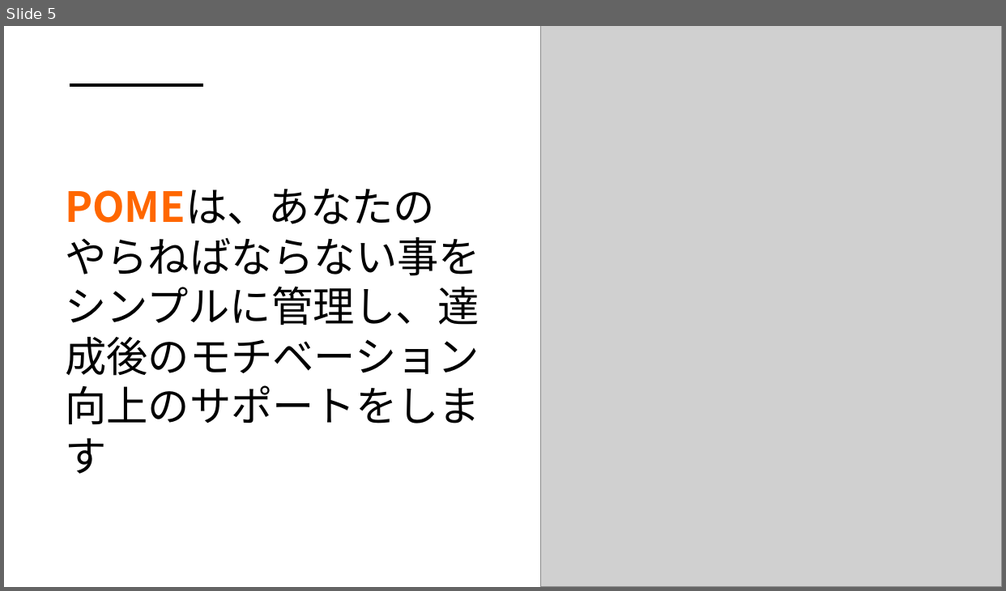
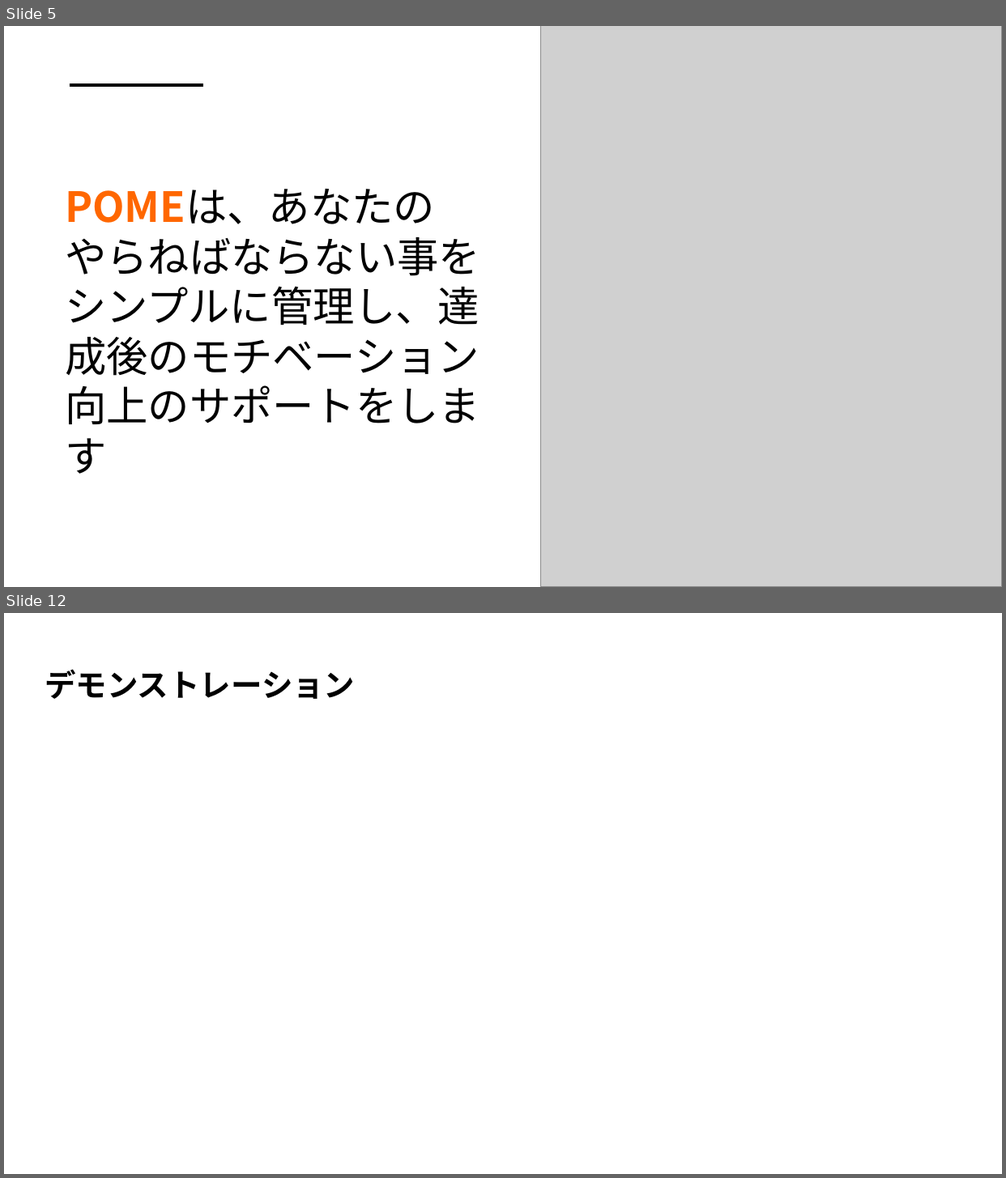
Before and after one commit to dojo2022/C-3, a slide deck: C-3_配布資料/0630_C3_発表資料.pptx. Shown one above the other, each under a label of ours: slide 5 before the commit, slides 5 and 12 after it; the slides between them are not shown. The pictures are 1006x591 and 1006x1178 pixels, drawn with LibreOffice and Linux fonts; fonts in the diff are those of the drawing; grey boxes stand for pictures. Boxes give left, top, right and bottom in pixels: in the first picture for what was removed or moved away, otherwise in the second. Text is boxed around its words. In the diff, an @@ line names an element or a change of style, - is before the commit and + after.

```diff
--- a/C-3_配布資料/0630_C3_発表資料.pptx
+++ b/C-3_配布資料/0630_C3_発表資料.pptx
@@ slide 12 added at (4, 613, 1002, 1174), background #FFFFFF @@
@@ title added at (44, 669, 355, 699), 30 pt, text #000000, bold @@
+デモンストレーション
```
Also in this commit, not shown: 17 other slides added.
